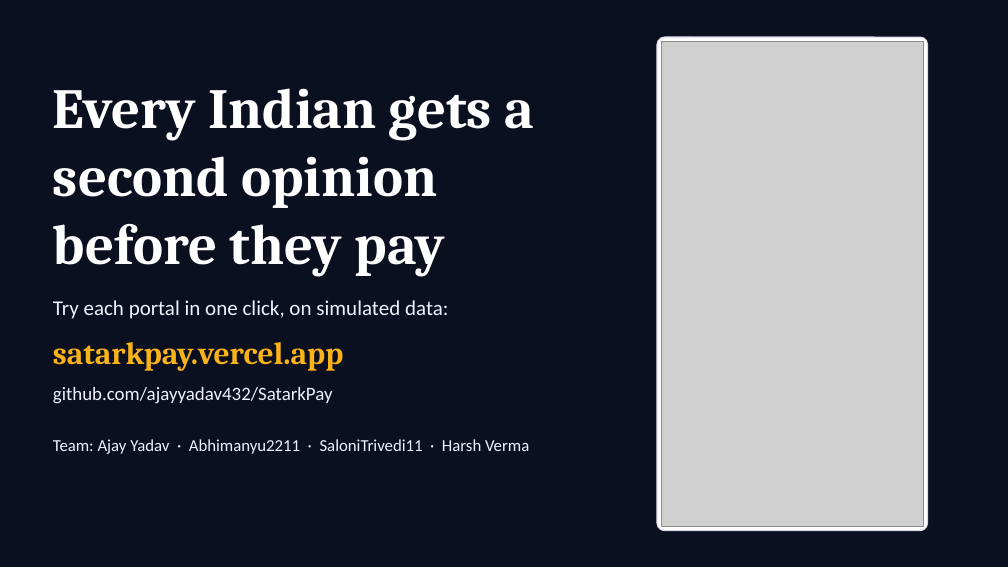
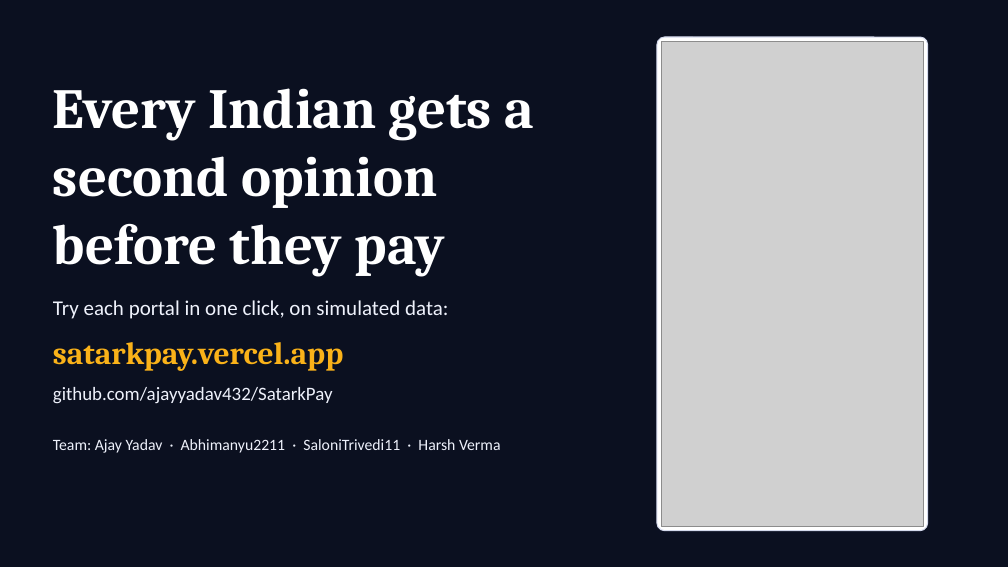
Before and after one commit to ajayyadav432/SatarkPay, a slide deck: slide 12 of docs/SatarkPay_Pitch.pptx. Drawn at 1008x567 pixels with LibreOffice and Linux fonts; fonts in the diff are those of the drawing; grey boxes stand for pictures. Boxes give left, top, right and bottom in pixels: in the first picture for what was removed or moved away, otherwise in the second. Text is boxed around its words. In the diff, an @@ line names an element or a change of style, - is before the commit and + after.

Commit message:
Deck: keep the team on one line on the closing slide

```diff
--- a/docs/SatarkPay_Pitch.pptx
+++ b/docs/SatarkPay_Pitch.pptx
@@ text "Team: Ajay Yadav · Abhimanyu2211 ..." at [53, 439, 501, 453]: size 16 to 15 pt @@
```
